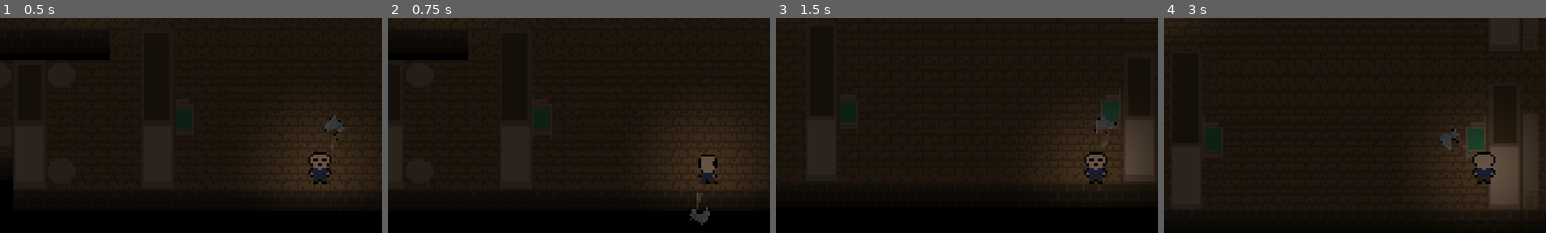
Above: before the commit, frames 1-4 (left to right).
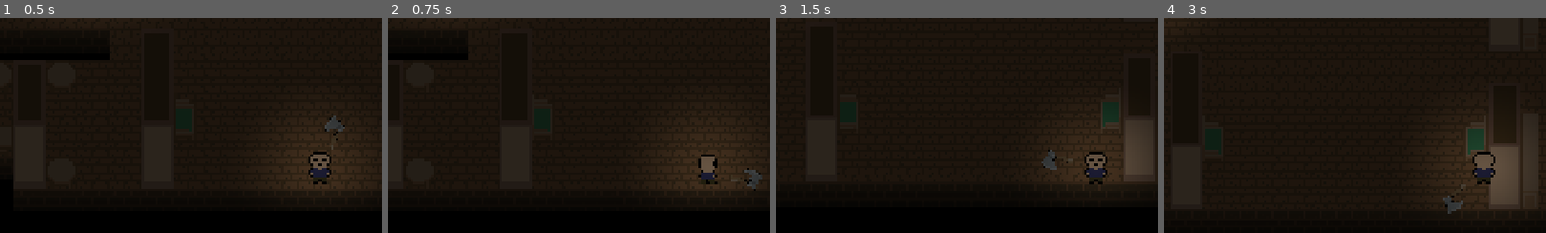
Above: after the commit, the same moments.

Repository: c-bejar/Night-of-the-Black-Spirits
Game: Godot game, scene res://Areas/House/house.tscn
Two runs of this game, one before a commit and one after it. Both use one fixed random seed, a clock stepped at 60 frames per second and the inputs below.
Inputs (mouse positions are % of the whole screen's width and height, from its top left):
- Up to frame 1 (0.5 s): no input
- Up to frame 2 (0.75 s): tap Enter at 0.5 s; move the mouse to (72, 45) at 0.52 s; hold D (move_right) from 0.53 s (still down); click (72, 45) at 0.6 s
- Up to frame 3 (1.5 s): move the mouse to (30, 55) at 1.27 s; release D (move_right) at 1.28 s; hold S (move_down) from 1.28 s (still down); click (30, 55) at 1.35 s
- Up to frame 4 (3 s): move the mouse to (60, 28) at 2.02 s; release S (move_down) at 2.03 s; hold D (move_right) 2.03-2.78 s; click (60, 28) at 2.1 s; move the mouse to (45, 70) at 2.77 s; hold W (move_up) from 2.78 s (still down); click (45, 70) at 2.85 s
The pictures show only the part of the screen within x 8-58%, y 15-65%; the shares and areas given below are measured in that part.

Frame 1 is identical in both runs. In frame 2, 0.5% of the frame differs, in the area x 79-98%, y 69-97%; in frame 3, 0.4%; in frame 4, 0.5%.
Error after the commit: Attempt to call function 'start' in base 'null instance' on a null instance. (res://Entities/Player/player.gd:35)

Commit message:
add: signals for axe hit detection

Diff:
--- a/Entities/Player/player.gd
+++ b/Entities/Player/player.gd
@@ -1,8 +1,11 @@
 extends CharacterBody2D
+
+signal axe_attack()
+signal tv_entered(body: Node2D)
+signal tv_exited(body: Node2D)
 
 const SPEED: int = 75
 
-var tv_in_range: bool = false
 var speed_modifier: float = 1.0
 var last_facing_direction: Vector2 = Vector2.DOWN
 
@@ -29,15 +32,20 @@
 
 
 func attack() -> void:
+	$AttackTimer.start()
 	var tween : Tween = create_tween()
 	tween.tween_property($"Rotation Point/AnimationRotation", "rotation", deg_to_rad(-100), 0.15)
 	tween.tween_property($"Rotation Point/AnimationRotation", "rotation", deg_to_rad(100), 0.05)
 	tween.tween_property($"Rotation Point/AnimationRotation", "rotation", deg_to_rad(0), 0.25)
 
 
-func _on_tv_detection_body_entered(_body: Node2D) -> void:
-	tv_in_range = true
+func _on_tv_detection_body_entered(body: Node2D) -> void:
+	tv_entered.emit(body)
 
 
-func _on_tv_detection_body_exited(_body: Node2D) -> void:
-	tv_in_range = false
+func _on_tv_detection_body_exited(body: Node2D) -> void:
+	tv_exited.emit(body)
+
+
+func _on_attack_timer_timeout() -> void:
+	axe_attack.emit()
